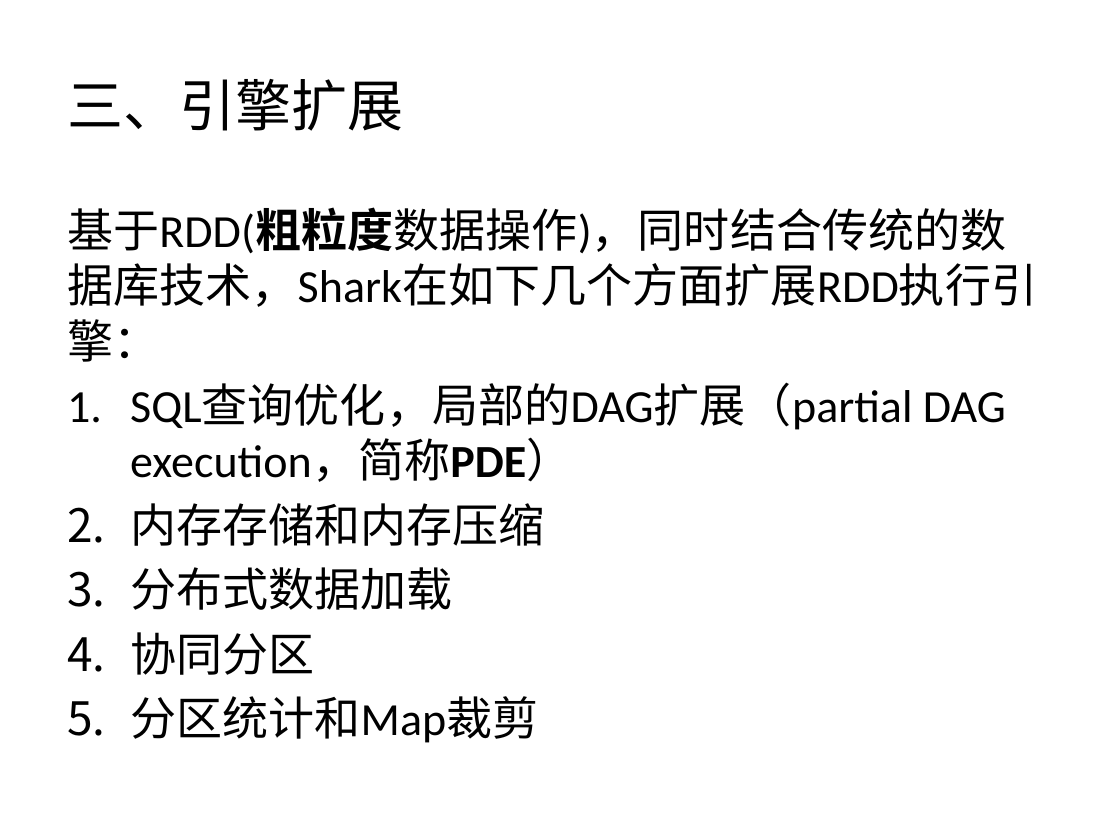
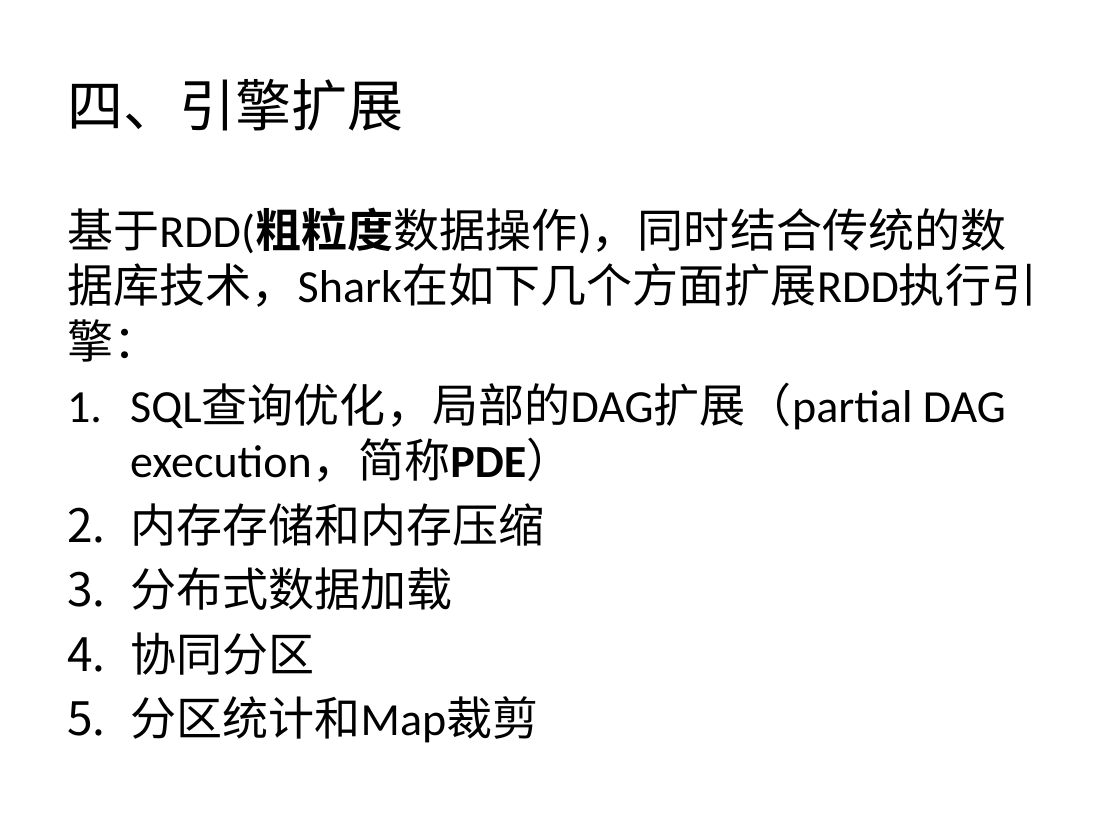
Before and after one commit to wuxingdexian/seminar, a slide deck: slide 32 of Shark SQL and Rich Analytics at Scale.pptx (slide 28 before the commit). Drawn at 1120x840 pixels with LibreOffice and Linux fonts; fonts in the diff are those of the drawing. Boxes give left, top, right and bottom in pixels: in the first picture for what was removed or moved away, otherwise in the second. Text is boxed around its words. In the diff, an @@ line names an element or a change of style, - is before the commit and + after.

```diff
--- a/Shark SQL and Rich Analytics at Scale.pptx
+++ b/Shark SQL and Rich Analytics at Scale.pptx
@@ title at (x1=67, y1=79, x2=403, y2=131): text changed @@
-三、引擎扩展
+四、引擎扩展
```
Also in this commit, not shown: 18 other slides changed, 8 slides added.
